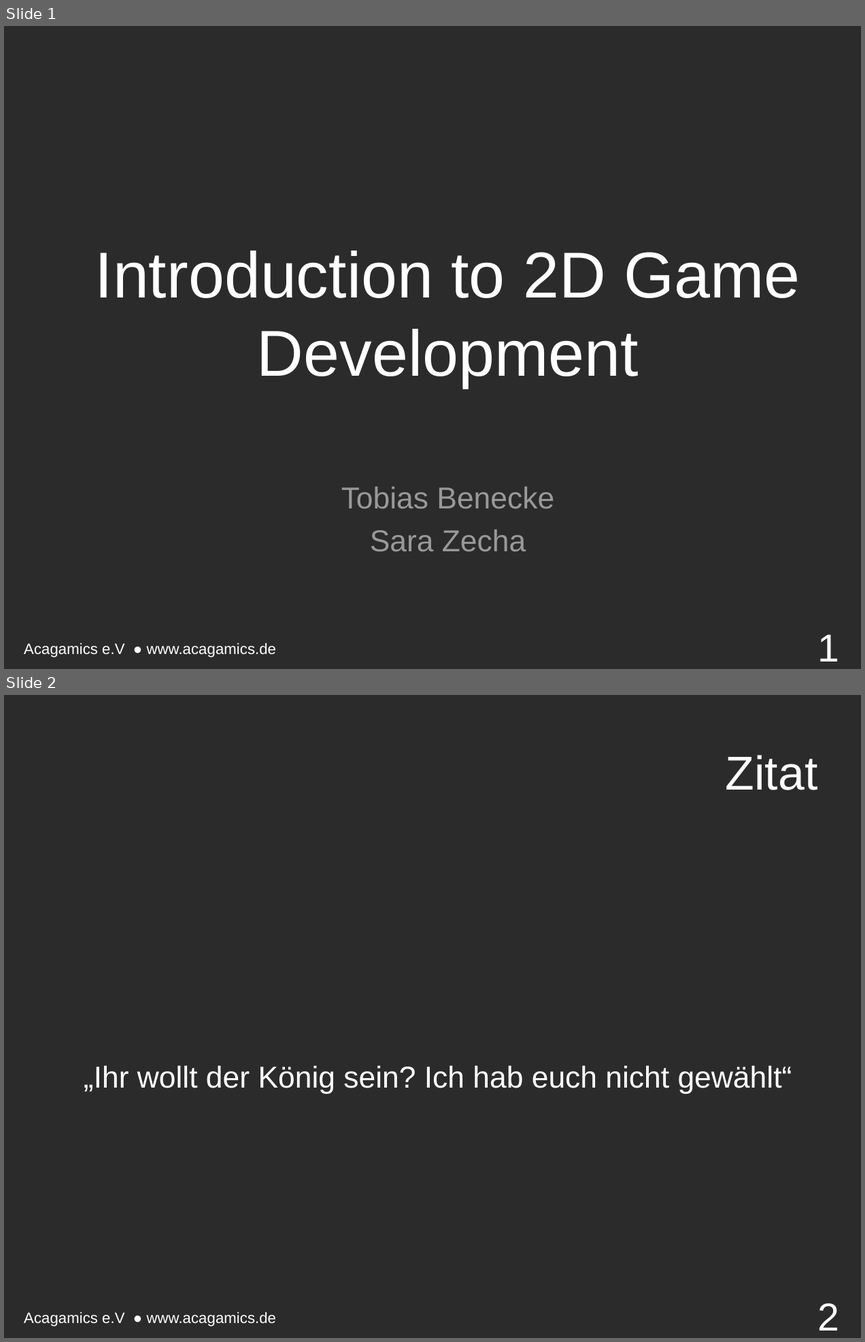
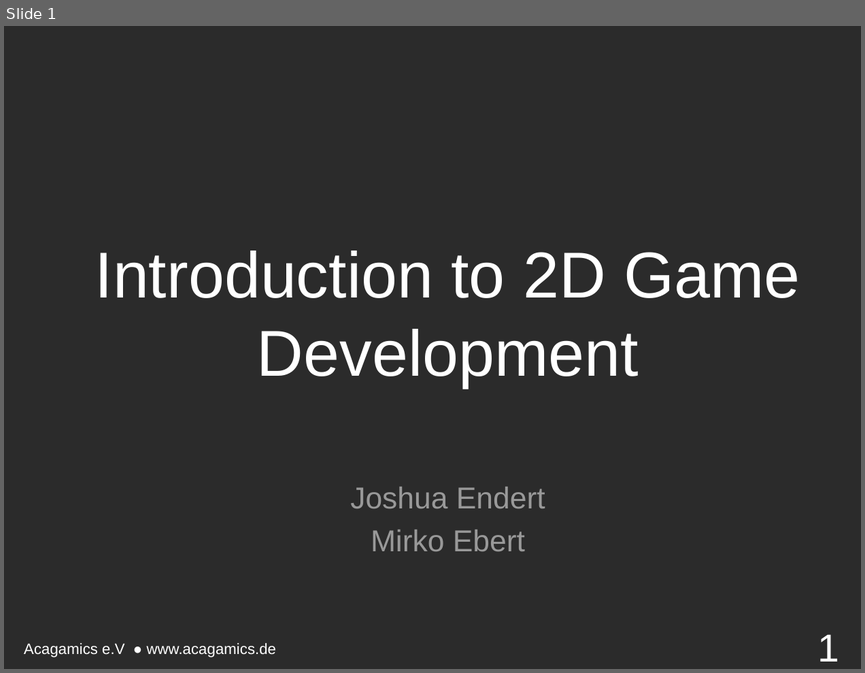
Before and after one commit to endert/Intro2D, a slide deck: 6. Vorlesung 18.11.15/6. Vorstellung.odp. Shown one above the other, each under a label of ours: slides 1 and 2 before the commit, slide 1 after it. The pictures are 865x1342 and 865x673 pixels, drawn with LibreOffice and Linux fonts; fonts in the diff are those of the drawing; background and template pictures are left out; a plain dark background stands for a picture behind light text. Boxes give left, top, right and bottom in pixels: in the first picture for what was removed or moved away, otherwise in the second. Text is boxed around its words. In the diff, an @@ line names an element or a change of style, - is before the commit and + after.

```diff
--- a/6. Vorlesung 18.11.15/6. Vorstellung.odp
+++ b/6. Vorlesung 18.11.15/6. Vorstellung.odp
@@ slide 2 removed at (4, 695, 861, 1338), background picture (left out); not listed: 1 template element that a slide beside it also shows @@
@@ title removed at (725, 755, 818, 790) @@
-Zitat
@@ text removed at (84, 1065, 792, 1093) @@
-„Ihr wollt der König sein? Ich hab euch nicht gewählt“
@@ page number removed at (818, 1303, 840, 1330) @@
-2
@@ slide 1 changed as well @@
@@ text at (350, 486, 545, 552): text changed @@
-Tobias Benecke
-Sara Zecha
+Joshua Endert
+Mirko Ebert
```
Also in this commit, not shown: 2 other slides changed, 3 slides added, 1 other slide removed, 3 other files.
